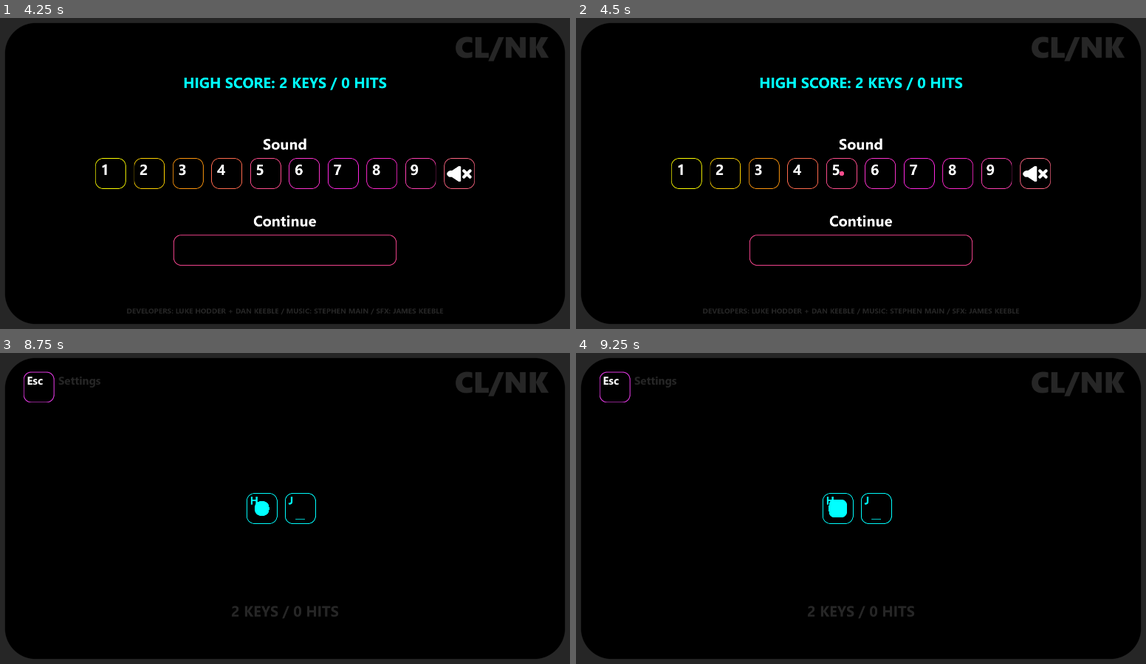
Above: before the commit, frames 1-4 (two rows, left to right).
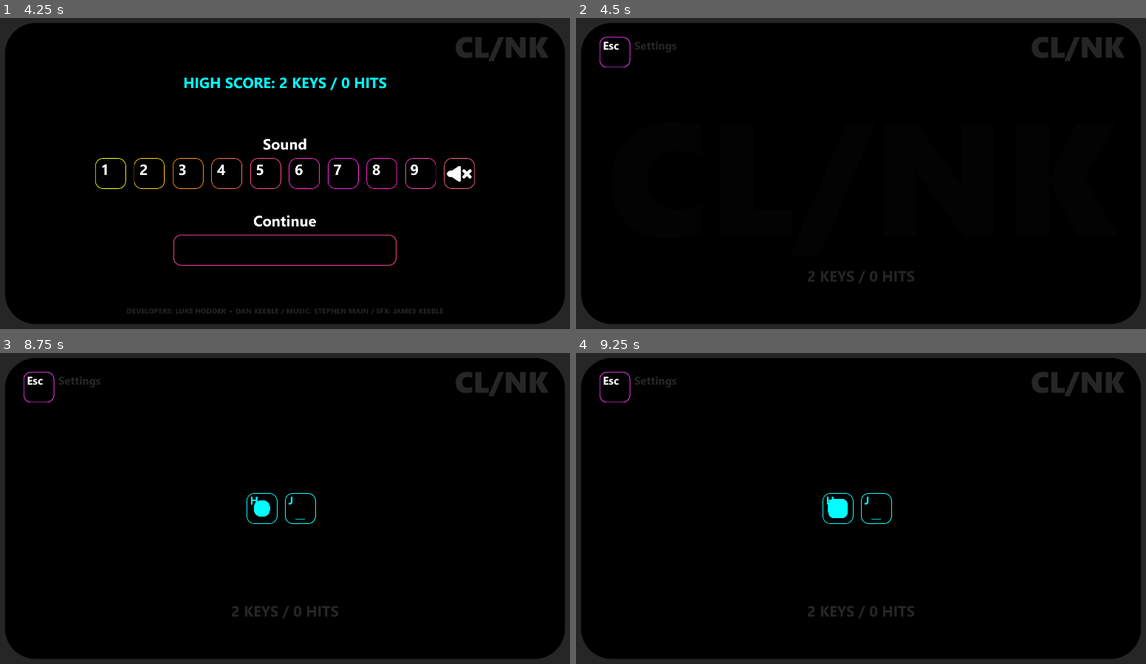
Above: after the commit, the same moments.

Repository: hedgemandan/2025-InfinityJam
Game: Godot game, scene res://Scenes/main_scene.tscn
Same seed, same stepped clock (60 frames per second), same inputs: the game is played once before the commit and once after it.
Inputs:
- Up to frame 1 (4.25 s): tap Enter at 0.5, 2.75 s; tap Tab at 0.6, 1.55, 2.1, 3.05 s; tap Space at 0.77, 0.8, 1.07, 1.35, 1.52, 1.82, 2, 2.3, 3.02, 3.32, 3.77, 3.8, 4.07 s; tap 0 at 2.85 s; tap 9 at 3.6 s; tap Escape at 4.15 s
- Up to frame 2 (4.5 s): tap Tab at 4.35 s
- Up to frame 3 (8.75 s): tap Space at 4.52, 4.82, 5, 5.1, 6.02, 6.32, 6.5, 6.77, 6.8, 7.07, 7.52, 7.82, 8.3 s; tap Enter at 5.75 s; tap Tab at 5.85, 7.55, 8.1 s; tap 0 at 6.6 s; tap 9 at 7.35 s
- Up to frame 4 (9.25 s): tap Space at 8.85, 9.02 s; tap Tab at 9.05 s

Frame 1 is identical in both runs. In frame 2, 2.9% of the frame differs, in the area x 4-84%, y 5-96%; in frame 3, less than 0.1%; in frame 4, less than 0.1%.

Commit message:
Tab for options

Diff:
--- a/2_Project/RhythmQWERTY/Scripts/popup_menu.gd
+++ b/2_Project/RhythmQWERTY/Scripts/popup_menu.gd
@@ -26,7 +26,7 @@
 			menu_interact.play()
 			update_volume_button()
 			AudioServer.set_bus_volume_db(Master, linear_to_db(global.volume*0.111111))
-		if event.keycode == KEY_ESCAPE or event.keycode == KEY_SPACE:
+		if event.keycode == KEY_TAB or event.keycode == KEY_SPACE:
 			unpause()
 
 func update_volume_button():
